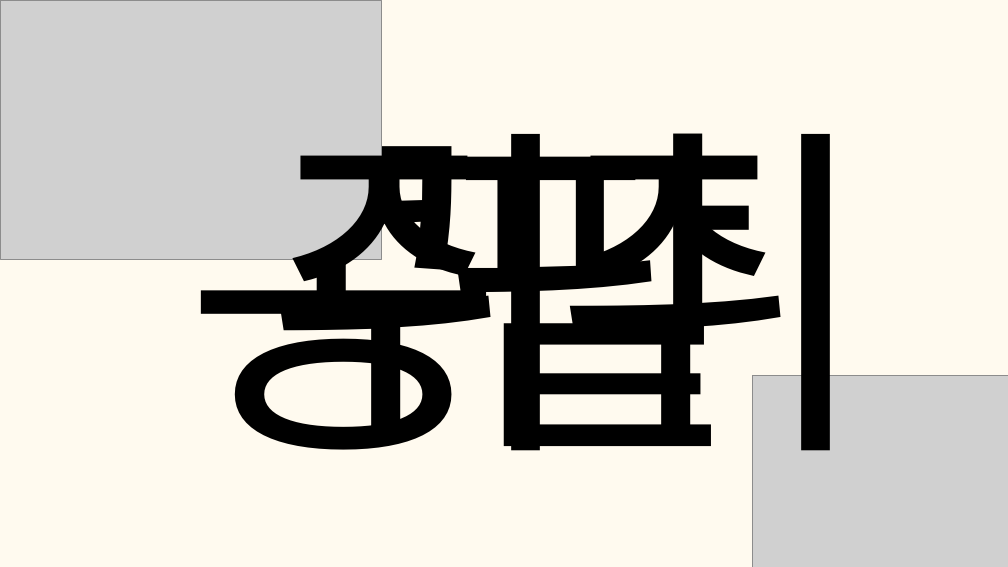
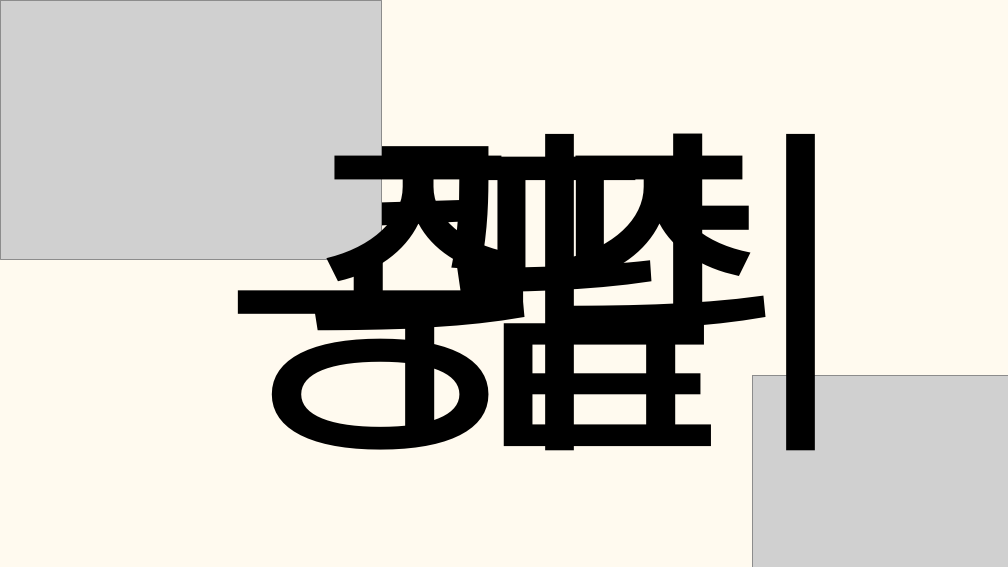
Before and after one commit to tkdgns25300/sunday_play, a slide deck: slide 43 of public/downloads/games/overlapping-letters/rules.pptx. Drawn at 1008x567 pixels with LibreOffice and Linux fonts; fonts in the diff are those of the drawing; grey boxes stand for pictures. Boxes give left, top, right and bottom in pixels: in the first picture for what was removed or moved away, otherwise in the second. Text is boxed around its words. In the diff, an @@ line names an element or a change of style, - is before the commit and + after.

```diff
--- a/public/downloads/games/overlapping-letters/rules.pptx
+++ b/public/downloads/games/overlapping-letters/rules.pptx
@@ text "콩": place and size @@
-text "콩" at (183,67,505,508)
+text "콩" at (221,67,543,508)
@@ text "쥐" rewrapped from (264,67,762,508) to (298,67,620,508) @@
@@ text "쥐": place and size @@
-text "쥐" at (553,133,875,508)
+text "쥐" at (539,133,861,508)
```
Also in this commit, not shown: 14 other slides changed, 3 other files.
